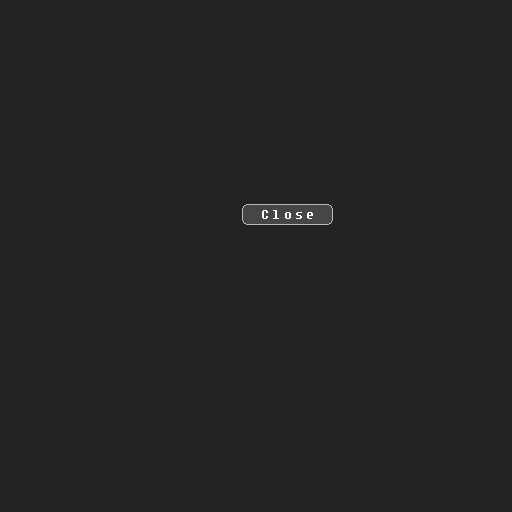
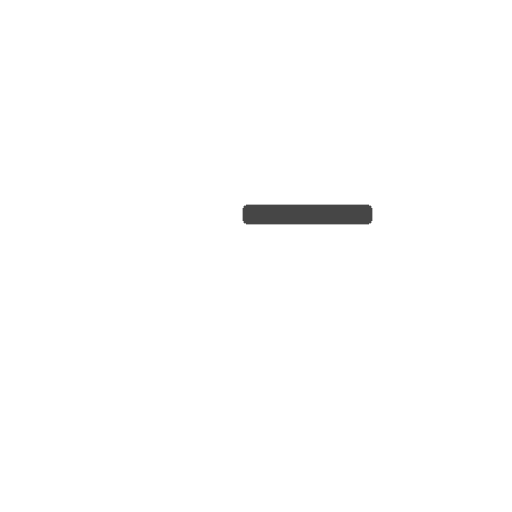
Layered file, before and after one edit (512 × 512). Changes by layer:
hid "Close" over box(262, 210, 313, 219)
renamed "Layer 1" to "Layer 3", painted on it over box(242, 204, 373, 225)
removed layer "Layer 1 copy" over box(242, 204, 333, 225)
hid "Layer 2" over box(0, 0, 512, 512)
